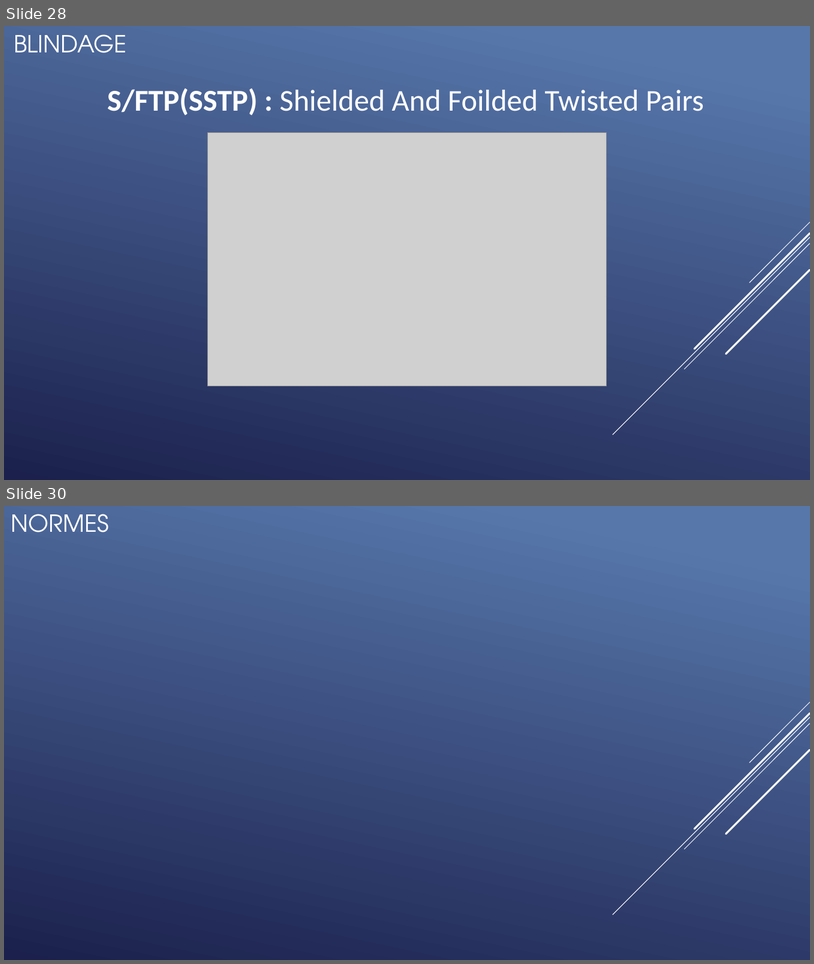
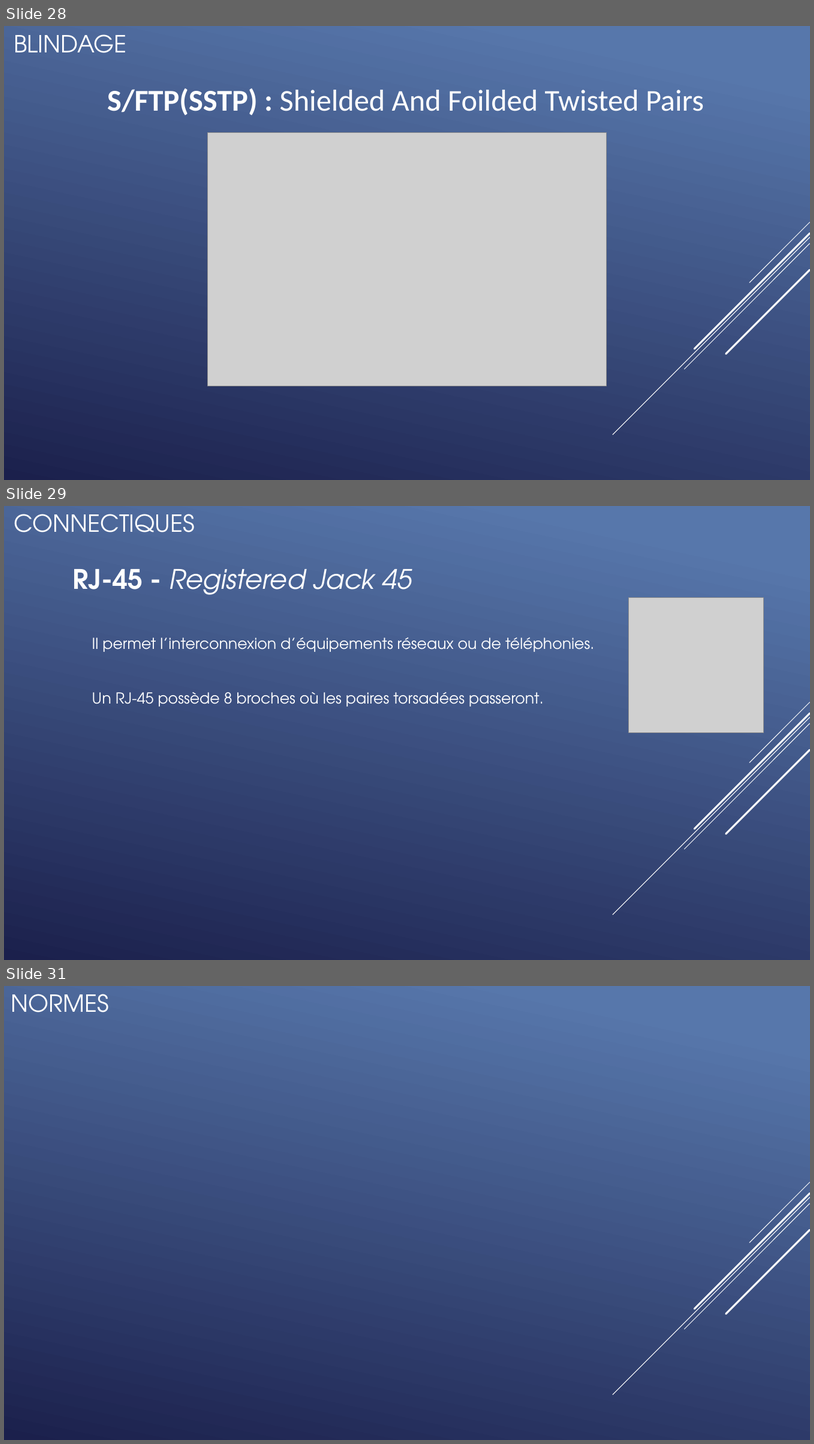
Before and after one commit to QuentinKrg/M214-Ethernet, a slide deck: Module 214 - Fabrication_Ethernet.pptx. Shown one above the other, each under a label of ours: slides 28 and 30 before the commit, slides 28, 29 and 31 after it; the slides between them are not shown. The pictures are 814x964 and 814x1444 pixels, drawn with LibreOffice and Linux fonts; fonts in the diff are those of the drawing; grey boxes stand for pictures. Boxes give left, top, right and bottom in pixels: in the first picture for what was removed or moved away, otherwise in the second. Text is boxed around its words. In the diff, an @@ line names an element or a change of style, - is before the commit and + after.

```diff
--- a/Module 214 - Fabrication_Ethernet.pptx
+++ b/Module 214 - Fabrication_Ethernet.pptx
@@ slide 29 added at (x1=4, y1=506, x2=810, y2=960), background gradient #5877AB to #1C204D; not listed: 5 template elements that a slide beside it also shows @@
@@ title added at (x1=14, y1=514, x2=195, y2=532), 28 pt, text #FFFFFF @@
+CONNECTIQUES
@@ text added at (x1=73, y1=569, x2=413, y2=595), 32 pt, text #FFFFFF, italic @@
+RJ-45 - Registered Jack 45
@@ picture added at (x1=630, y1=598, x2=764, y2=733) @@
@@ text added at (x1=92, y1=637, x2=594, y2=706), 18 pt, text #FFFFFF @@
+Il permet l’interconnexion d’équipements réseaux ou de téléphonies.
+Un RJ-45 possède 8 broches où les paires torsadées passeront.
@@ what was slide 30 is now slide 31 @@
```
Also in this commit, not shown: 2 slides changed, 2 other slides added, 4 slides removed, 1 other file.
